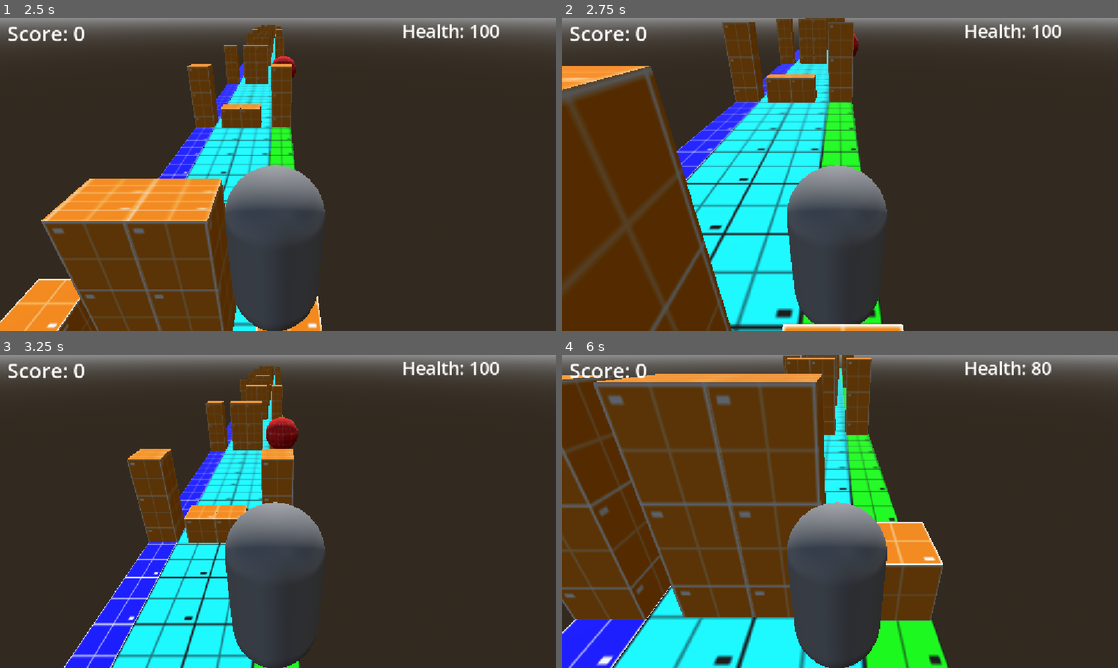
Above: before the commit, frames 1-4 (two rows, left to right).
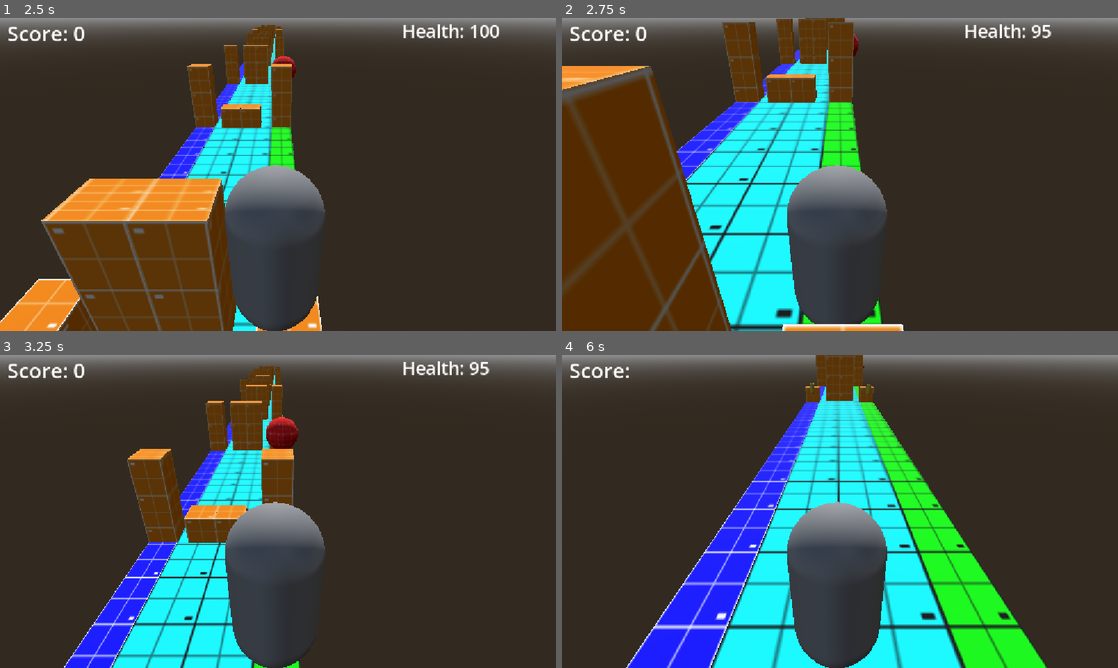
Above: after the commit, the same moments.

Repository: casualxcrisis/slash-dash
Game: Godot game, scene res://levels/prototype_level.tscn
Two runs of this game, one before a commit and one after it. Both use one fixed random seed, a clock stepped at 60 frames per second and the inputs below.
Inputs:
- Up to frame 1 (2.5 s): hold D (move_right) 0.53-1.28 s; tap W (jump) at 0.6, 0.77, 1.07, 1.52, 1.55, 1.82, 2.1 s; hold A (move_left) 1.28-2.03 s; tap S (attack) at 1.35 s; hold D (move_right) from 2.03 s (still down)
- Up to frame 2 (2.75 s): keep holding D (move_right)
- Up to frame 3 (3.25 s): keep holding D (move_right); tap S (attack) at 2.85 s; tap W (jump) at 3.02, 3.05 s
- Up to frame 4 (6 s): tap W (jump) at 3.32, 3.6, 3.77, 4.07, 4.52, 4.55, 4.82, 5.1 s; release D (move_right) at 3.53 s; hold A (move_left) 3.53-5.78 s; tap S (attack) at 4.35, 5.85 s; tap Enter at 5.75 s; hold D (move_right) from 5.78 s (still down)

Frame 1 is identical in both runs. In frame 2, 0.1% of the frame differs, in the area x 84-90%, y 2-7%; in frame 3, 0.1%; in frame 4, 56%, in the area x 0-88%, y 0-100%.

Commit message:
Added a death zone to the front of jump blocks that simply reloads the current scene for now and added a damage zone to the top of the block to punish poorly timed jumps.

Diff:
--- /dev/null
+++ b/assets/scripts/obstacles/jump_spikes.gd
@@ -0,0 +1,8 @@
+extends Area3D
+
+@export_category("Damage")
+@export var spike_dmg = 5
+
+func _on_area_entered(area: Area3D) -> void:
+	if area.is_in_group("player"):
+		Global.player_health -= spike_dmg
--- /dev/null
+++ b/scenes/environment/obstacles/death_zone.gd
@@ -0,0 +1,8 @@
+extends Area3D
+
+
+
+func _on_area_entered(area: Area3D) -> void:
+	if area.is_in_group("player"):
+		print("You died!")
+		get_tree().reload_current_scene()
--- a/scenes/environment/obstacles/temp_jump_block.tscn
+++ b/scenes/environment/obstacles/temp_jump_block.tscn
@@ -1,6 +1,8 @@
 [gd_scene format=3 uid="uid://dcn6xhdh6mjct"]
 
 [ext_resource type="Texture2D" uid="uid://cwtdjo1u2xv36" path="res://assets/editor/Prototyping Textures (32px)/Prototype_orange_32x32px.png" id="1_k84bc"]
+[ext_resource type="Script" uid="uid://di5hde60x183u" path="res://assets/scripts/obstacles/jump_spikes.gd" id="2_8devm"]
+[ext_resource type="Script" uid="uid://b7n5gegtv1nvy" path="res://scenes/environment/obstacles/death_zone.gd" id="3_uqc1g"]
 
 [sub_resource type="StandardMaterial3D" id="StandardMaterial3D_u7mw5"]
 albedo_texture = ExtResource("1_k84bc")
@@ -11,6 +13,12 @@
 [sub_resource type="BoxShape3D" id="BoxShape3D_kps3k"]
 size = Vector3(1.05, 1.045, 1)
 
+[sub_resource type="BoxShape3D" id="BoxShape3D_0yd1l"]
+size = Vector3(1, 0.06, 1)
+
+[sub_resource type="BoxShape3D" id="BoxShape3D_sc5ad"]
+size = Vector3(0.81, 0.035, 1)
+
 [node name="TempJumpBlock" type="StaticBody3D" unique_id=355025997]
 
 [node name="MeshInstance3D" type="MeshInstance3D" parent="." unique_id=1122273009]
@@ -20,3 +28,23 @@
 [node name="TempJumpCollision" type="CollisionShape3D" parent="." unique_id=1012121077]
 shape = SubResource("BoxShape3D_kps3k")
 debug_color = Color(0.31764707, 0.4627451, 0.91764706, 0.69803923)
+
+[node name="Damage" type="Node3D" parent="." unique_id=2105923817]
+
+[node name="JumpSpikes" type="Area3D" parent="Damage" unique_id=949092120]
+script = ExtResource("2_8devm")
+
+[node name="CollisionShape3D" type="CollisionShape3D" parent="Damage/JumpSpikes" unique_id=1804124209]
+transform = Transform3D(1, 0, 0, 0, 1, 0, 0, 0, 1, 0, 0.5349586, 0)
+shape = SubResource("BoxShape3D_0yd1l")
+
+[node name="DeathZone" type="Area3D" parent="Damage" unique_id=1729976199]
+transform = Transform3D(-4.371139e-08, 0, 1, 0, 1, 0, -1, 0, -4.371139e-08, 0, 0, -0.0058039427)
+script = ExtResource("3_uqc1g")
+
+[node name="CollisionShape3D" type="CollisionShape3D" parent="Damage/DeathZone" unique_id=2096439948]
+transform = Transform3D(-4.371139e-08, 1, 0, -1, -4.371139e-08, 0, 0, 0, 1, -0.5235728, 0.022324085, -4.6092755e-08)
+shape = SubResource("BoxShape3D_sc5ad")
+
+[connection signal="area_entered" from="Damage/JumpSpikes" to="Damage/JumpSpikes" method="_on_area_entered"]
+[connection signal="area_entered" from="Damage/DeathZone" to="Damage/DeathZone" method="_on_area_entered"]
Not shown, added: assets/scripts/obstacles/jump_spikes.gd.uid
Not shown, added: scenes/environment/obstacles/death_zone.gd.uid
